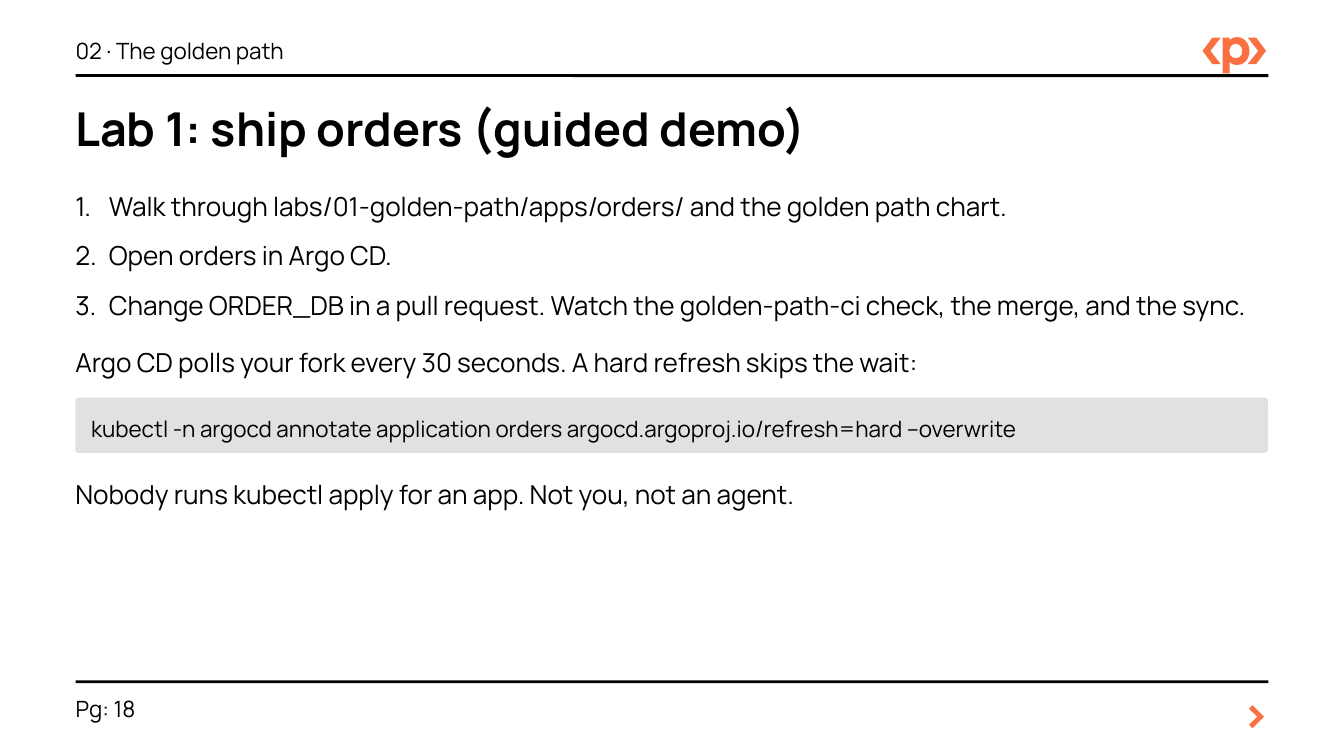
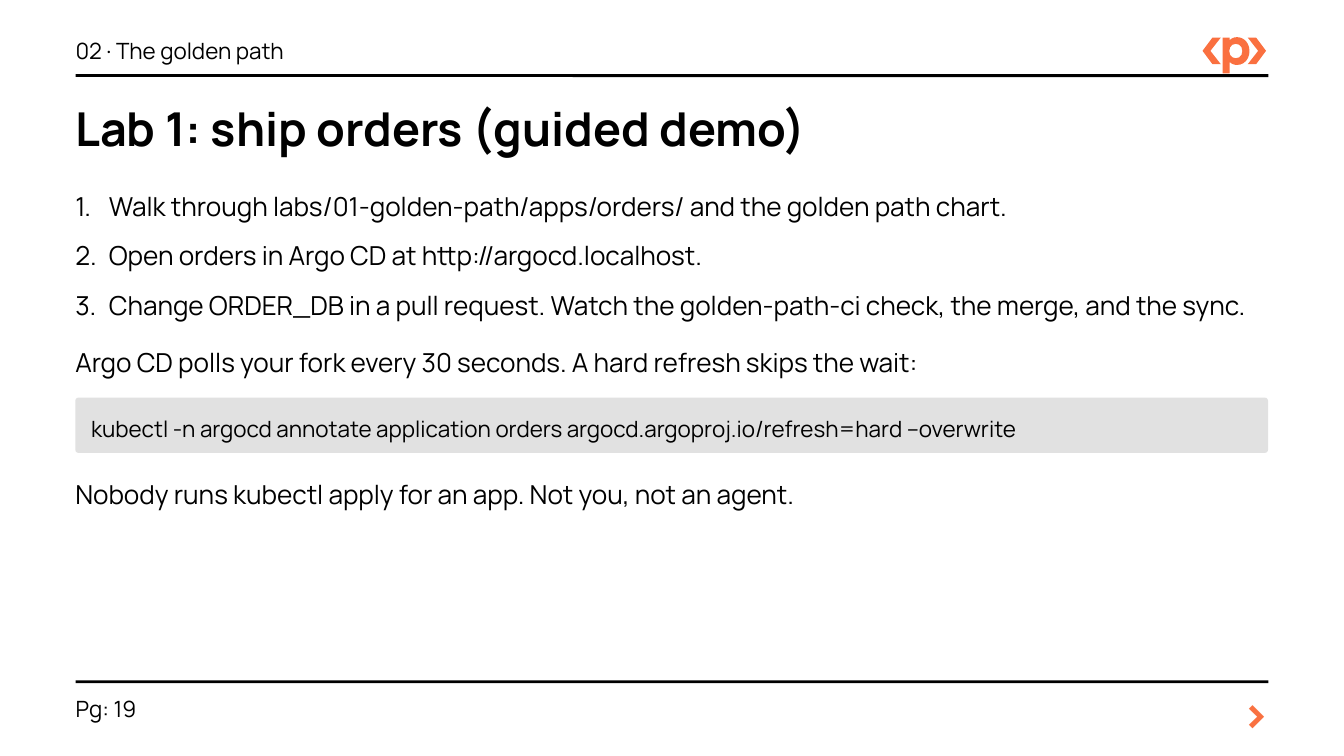
Before and after one commit to focuslight-nr/agentic-idp-packt, a slide deck: slide 19 of slides/agentic-idp-workshop.pptx (slide 18 before the commit). Drawn at 1344x756 pixels with LibreOffice and Linux fonts; fonts in the diff are those of the drawing. Boxes give left, top, right and bottom in pixels: in the first picture for what was removed or moved away, otherwise in the second. Text is boxed around its words. In the diff, an @@ line names an element or a change of style, - is before the commit and + after.

```diff
--- a/slides/agentic-idp-workshop.pptx
+++ b/slides/agentic-idp-workshop.pptx
@@ text at [109, 245, 702, 272]: text changed @@
-2. Open orders in Argo CD.
+2. Open orders in Argo CD at http://argocd.localhost.
@@ text at [76, 700, 137, 723]: text changed @@
-Pg: 18
+Pg: 19
```
Also in this commit, not shown: 33 other slides changed, 1 slide added, 1 other file.
